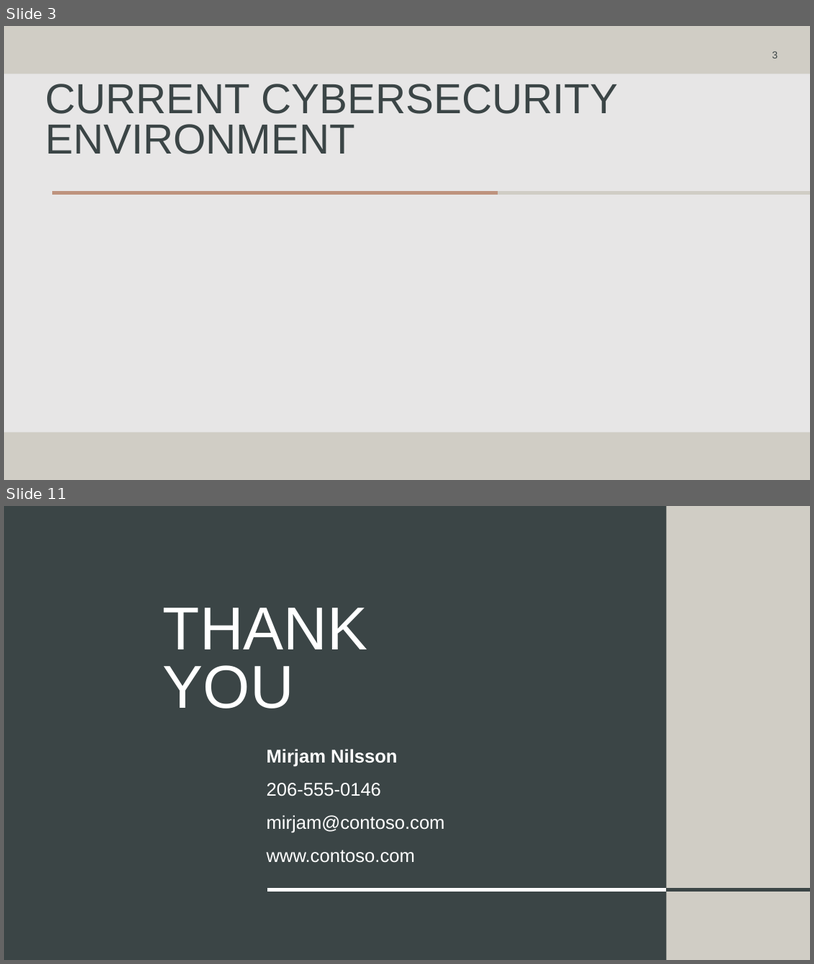
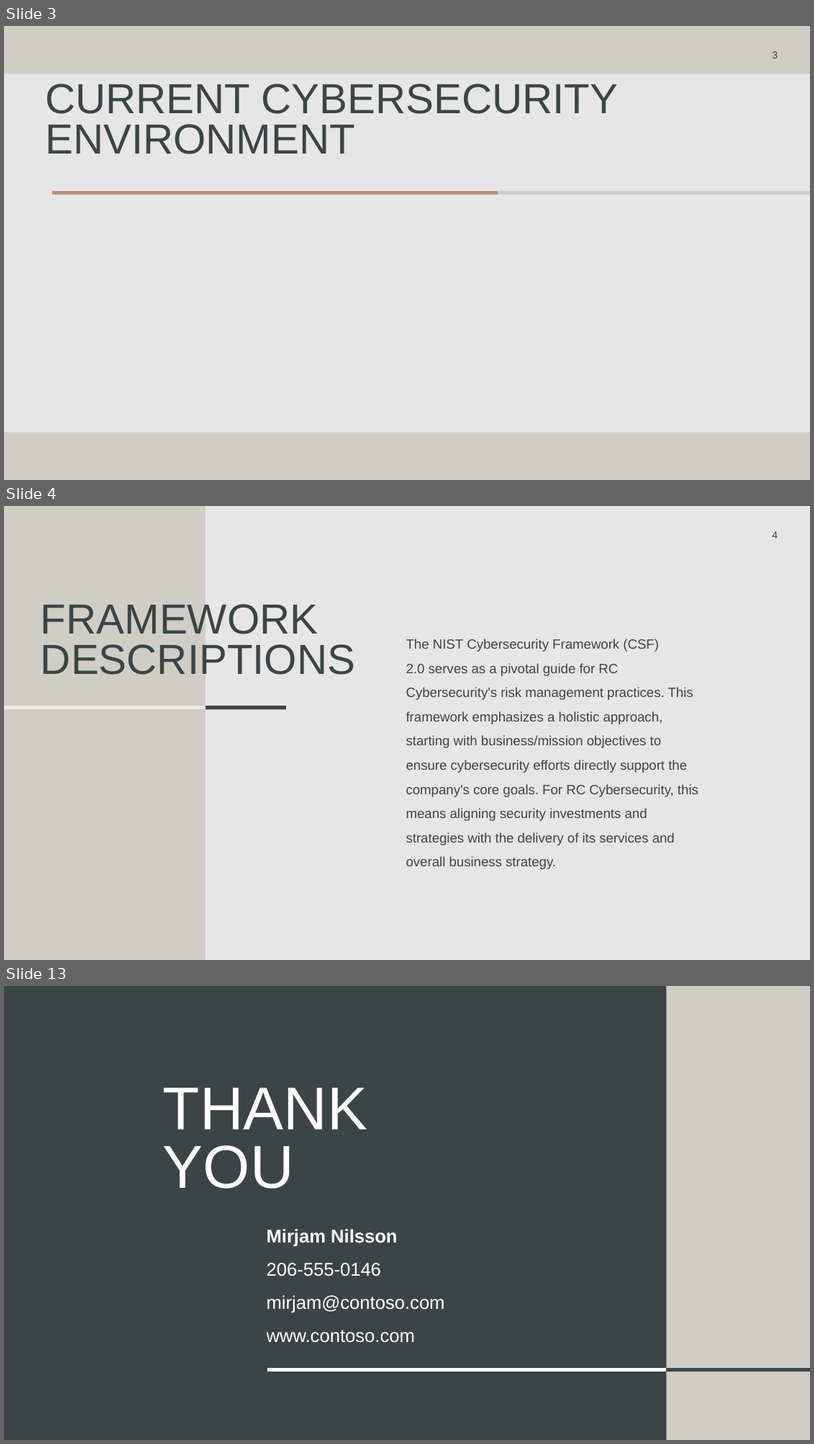
Before and after one commit to rcoon1/GCU-Masters, a slide deck: CYB-690/Topic 2/Security Framework RCoon.pptx. Shown one above the other, each under a label of ours: slides 3 and 11 before the commit, slides 3, 4 and 13 after it; the slides between them are not shown. The pictures are 814x964 and 814x1444 pixels, drawn with LibreOffice and Linux fonts; fonts in the diff are those of the drawing. Boxes give left, top, right and bottom in pixels: in the first picture for what was removed or moved away, otherwise in the second. Text is boxed around its words. In the diff, an @@ line names an element or a change of style, - is before the commit and + after.

```diff
--- a/CYB-690/Topic 2/Security Framework RCoon.pptx
+++ b/CYB-690/Topic 2/Security Framework RCoon.pptx
@@ slide 4 added at [4, 506, 810, 960], background #E7E6E6 @@
@@ rectangle added at [4, 506, 206, 960], fill #D0CDC5 @@
@@ page number added at [772, 531, 778, 538], 12 pt, text #3B4546 @@
+4
@@ title added at [41, 604, 355, 674], 50 pt, text #3B4546 @@
+FRAMEWORK DESCRIPTIONS
@@ text added at [406, 638, 699, 869], 16 pt, text #3B4546 @@
+The NIST Cybersecurity Framework (CSF) 2.0 serves as a pivotal guide for RC Cybersecurity's risk management practices. This framework emphasizes a holistic approach, starting with business/mission objectives to ensure cybersecurity efforts directly support the company's core goals. For RC Cybersecurity, this means aligning security investments and strategies with the delivery of its services and overall business strategy.
@@ line added from (4, 708) to (206, 708), #EDE9E6 4.5 pt @@
@@ line added from (206, 708) to (286, 708), #3B4546 4.5 pt @@
@@ what was slide 11 is now slide 13 @@
```
Also in this commit, not shown: 8 other slides added, 7 slides removed.
